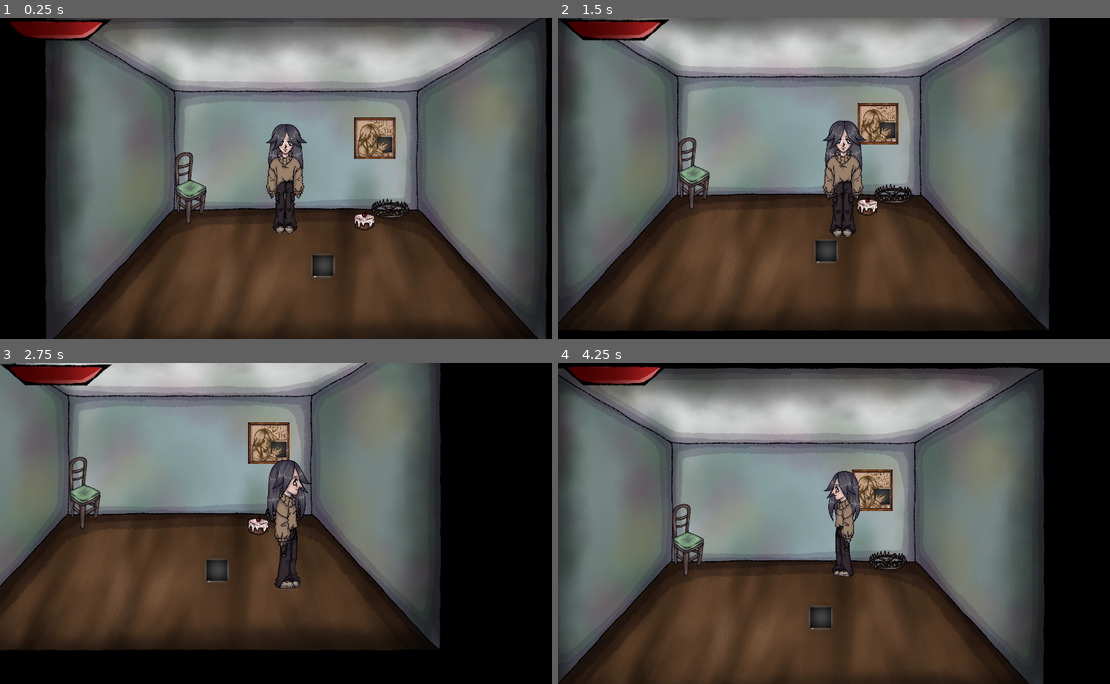
Above: before the commit, frames 1-4 (two rows, left to right).
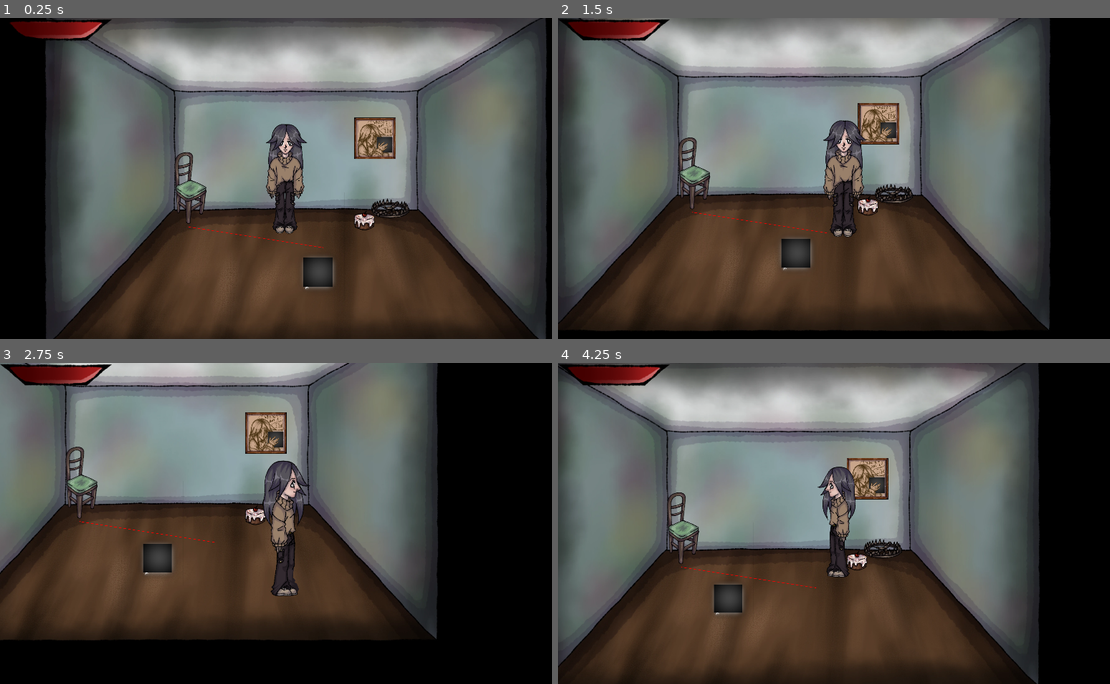
Above: after the commit, the same moments.

Repository: usynin78-web/ayak
Game: Godot game, scene res://loc/roomtest/roomtest.tscn
The game is run twice, just before and just after one commit, with the same random seed, the same clock (stepped at 60 frames per second) and the same inputs. This scene is started directly instead of the project's main scene.
Inputs (mouse positions are in pixels of both pictures, inside the frame that each line leads up to):
- Up to frame 1 (0.25 s): no input
- Up to frame 2 (1.5 s): tap Enter at 0.5 s; move the mouse to (972, 162) at 0.52 s; hold D (ui_right) 0.53-1.28 s; click (972, 162) at 0.6 s; move the mouse to (729, 194) at 1.27 s; hold S (ui_down) from 1.28 s (still down); tap ` (fps_toggle) at 1.35 s
- Up to frame 3 (2.75 s): move the mouse to (342, 452) at 2.02 s; release S (ui_down) at 2.03 s; hold D (ui_right) from 2.03 s (still down); tap E (interact) at 2.1 s
- Up to frame 4 (4.25 s): move the mouse to (817, 587) at 2.77 s; release D (ui_right) at 2.78 s; hold W (ui_up) 2.78-3.53 s; click (817, 587) at 2.85 s; move the mouse to (1016, 571) at 3.52 s; hold A (ui_left) from 3.53 s (still down); hold ` (fps_toggle) from 3.53 s (still down)

The runs differ from the first frame. In frame 1, 0.4% of the frame differs, in the area x 34-61%, y 64-85%; in frame 2, 2.3%; in frame 3, 16%; in frame 4, 26%, in the area x 0-89%, y 0-100%.
Error before the commit: Parse Error: Used tab character for indentation instead of space as used before in the file. (res://ModManagere.gd:37)

Commit message:
Add Camera2D mouse-offset script and scene wiring
Add a Camera2D script (animch/c3/camera_2d.gd) that smoothly offsets the camera toward the mouse (exported max_offset and offset_speed, uses lerp in _process). Register its UID and wire it into animch/c3/c3.tscn. Also include the .uid file. Minor whitespace/indentation cleanups in ModManagere.gd and animch/cube/cube2.gd (formatting only, no functional changes).

Diff:
--- a/ModManagere.gd
+++ b/ModManagere.gd
@@ -34,8 +34,8 @@
   if create_if_missing:
    var err := DirAccess.make_dir_recursive_absolute(path)
    if err != OK:
-	push_warning("Не удалось создать папку модов: " + path)
-	return
+    push_warning("Не удалось создать папку модов: " + path)
+    return
   else:
    return
 
@@ -53,17 +53,17 @@
   if !dir.current_is_dir() and file.get_extension().to_lower() == "pck":
 
    if loaded_files.has(file):
-	file = dir.get_next()
-	continue
+    file = dir.get_next()
+    continue
 
    var mod_path := path.path_join(file)
 
    if ProjectSettings.load_resource_pack(mod_path):
-	loaded_mods.append(file)
-	loaded_files[file] = true
-	print("✓ Загружен мод: ", mod_path)
+    loaded_mods.append(file)
+    loaded_files[file] = true
+    print("✓ Загружен мод: ", mod_path)
    else:
-	push_warning("✗ Не удалось загрузить мод: " + mod_path)
+    push_warning("✗ Не удалось загрузить мод: " + mod_path)
 
   file = dir.get_next()
 
--- a/animch/c3/c3.tscn
+++ b/animch/c3/c3.tscn
@@ -6,6 +6,7 @@
 [ext_resource type="Texture2D" uid="uid://dru2pmc2v1gfr" path="res://animch/пустышки всех персонажей/1747163365516.png" id="3_unj4r"]
 [ext_resource type="Texture2D" uid="uid://bak3uri2r6nqb" path="res://animch/пустышки всех персонажей/1748537157127.png" id="4_m3ot0"]
 [ext_resource type="Texture2D" uid="uid://kc2o71sh7hed" path="res://UI/ign/1000023051-0.png" id="6_unj4r"]
+[ext_resource type="Script" uid="uid://cki6wsdfcsk5k" path="res://animch/c3/camera_2d.gd" id="6_ybg5m"]
 [ext_resource type="Script" uid="uid://cy1quoywrcnyq" path="res://animch/c3/health_component.gd" id="7_m3ot0"]
 
 [sub_resource type="CapsuleShape2D" id="CapsuleShape2D_7d080"]
@@ -252,6 +253,7 @@
 [node name="Camera2D" type="Camera2D" parent="." unique_id=2064754483]
 zoom = Vector2(0.7, 0.7)
 process_callback = 0
+script = ExtResource("6_ybg5m")
 
 [node name="AnimatedSprite2D" type="AnimatedSprite2D" parent="." unique_id=2027471123]
 position = Vector2(121.111115, -276.66666)
--- /dev/null
+++ b/animch/c3/camera_2d.gd
@@ -0,0 +1,24 @@
+extends Camera2D
+
+# Максимальное смещение камеры от центра
+@export var max_offset := 30.0
+
+# Скорость изменения смещения
+@export var offset_speed := 3.0
+
+func _process(delta: float) -> void:
+	# Центр экрана
+	var center := get_viewport_rect().size * 0.5
+
+	# Положение мыши
+	var mouse := get_viewport().get_mouse_position()
+
+	# Вектор от центра к мыши
+	var target_offset := mouse - center
+
+	# Ограничиваем максимальное смещение
+	if target_offset.length() > max_offset:
+		target_offset = target_offset.normalized() * max_offset
+
+	# Плавно изменяем offset
+	offset = offset.lerp(target_offset, delta * offset_speed)
--- a/animch/cube/cube2.gd
+++ b/animch/cube/cube2.gd
@@ -63,25 +63,25 @@
 
 
 func _move() -> void:
-	# Проверяем, дошли ли мы до конца.
-	if navigation.is_navigation_finished():
-		velocity = Vector2.ZERO
-		if sprite.animation != "idle":
-			sprite.play("idle")
-		# Если мы уже стоим, move_and_slide() можно не вызывать каждую секунду
-		return
-	# Получаем следующую точку маршрута.
-	var next_point := navigation.get_next_path_position()
-	# Направление к следующей точке.
-	var direction := global_position.direction_to(next_point)
+    # Проверяем, дошли ли мы до конца.
+    if navigation.is_navigation_finished():
+        velocity = Vector2.ZERO
+        if sprite.animation != "idle":
+            sprite.play("idle")
+        # Если мы уже стоим, move_and_slide() можно не вызывать каждую секунду
+        return
+    # Получаем следующую точку маршрута.
+    var next_point := navigation.get_next_path_position()
+    # Направление к следующей точке.
+    var direction := global_position.direction_to(next_point)
 
-	# Движение.
-	velocity = direction * speed
+    # Движение.
+    velocity = direction * speed
 
-	if sprite.animation != "walk":
-		sprite.play("walk")
+    if sprite.animation != "walk":
+        sprite.play("walk")
 
-	move_and_slide()
+    move_and_slide()
 
 
 func move_to(target: Vector2) -> void:
Not shown, added: animch/c3/camera_2d.gd.uid
